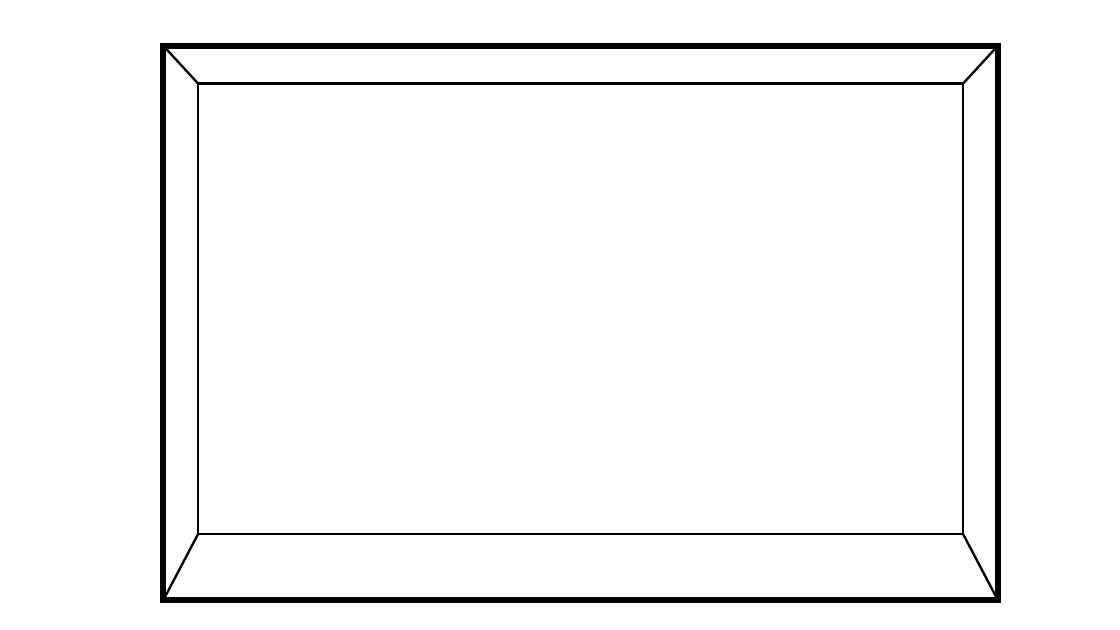
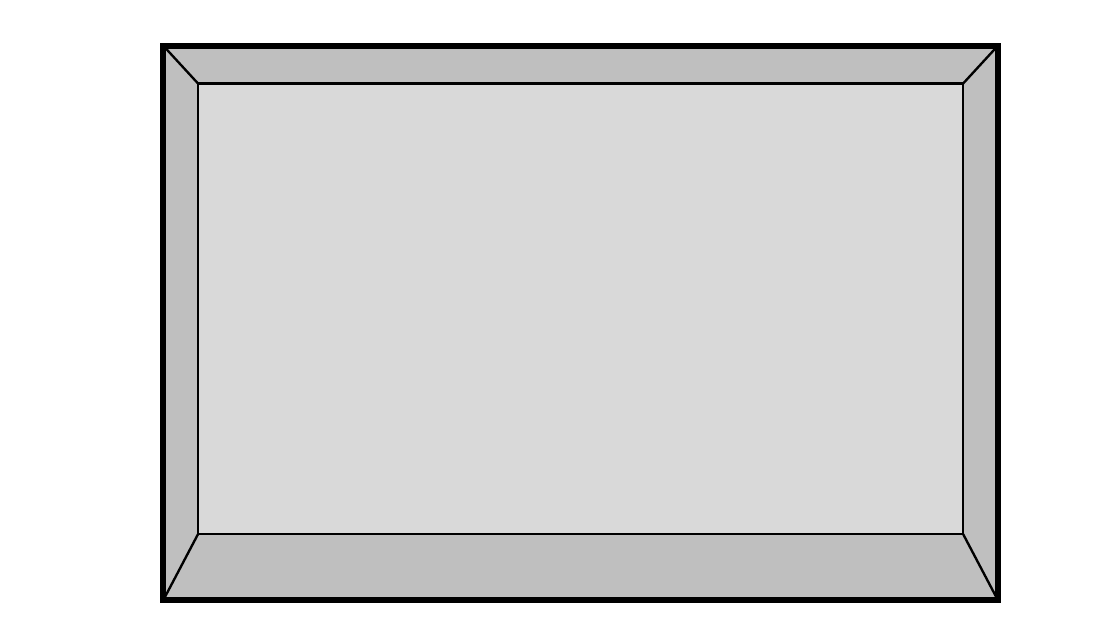
Before and after one commit to SNUGDC/Escapartment, a slide deck: slide 2 of Escapartment 아트 리소스.pptx. Drawn at 1120x630 pixels with LibreOffice and Linux fonts; fonts in the diff are those of the drawing. Boxes give left, top, right and bottom in pixels: in the first picture for what was removed or moved away, otherwise in the second. Text is boxed around its words. In the diff, an @@ line names an element or a change of style, - is before the commit and + after.

```diff
--- a/Escapartment 아트 리소스.pptx
+++ b/Escapartment 아트 리소스.pptx
@@ rectangle at (163, 45, 998, 600): fill none to #BFBFBF @@
@@ rectangle at (198, 83, 964, 534): fill none to #D9D9D9 @@
```
Also in this commit, not shown: 2 slides added, 22 other files.
